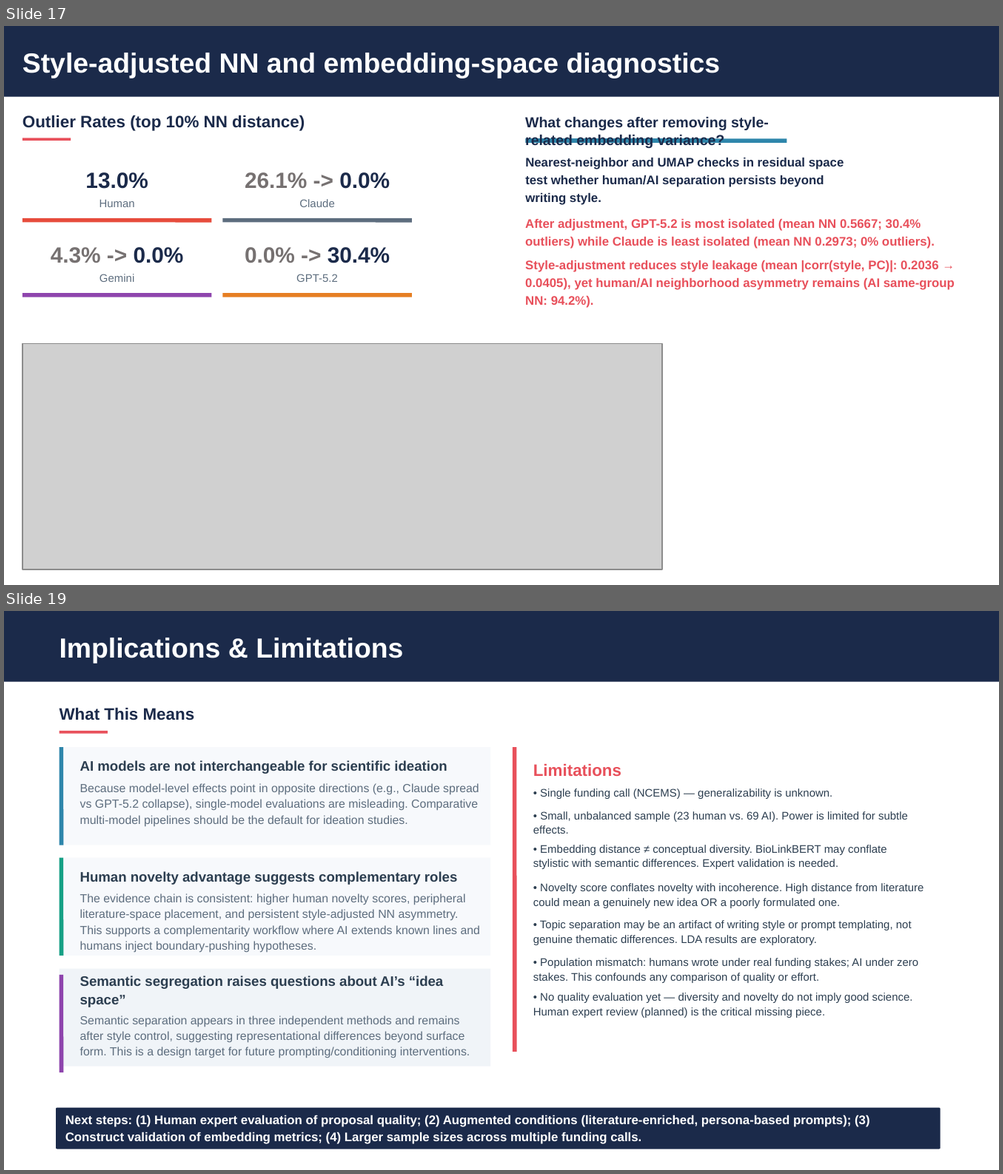
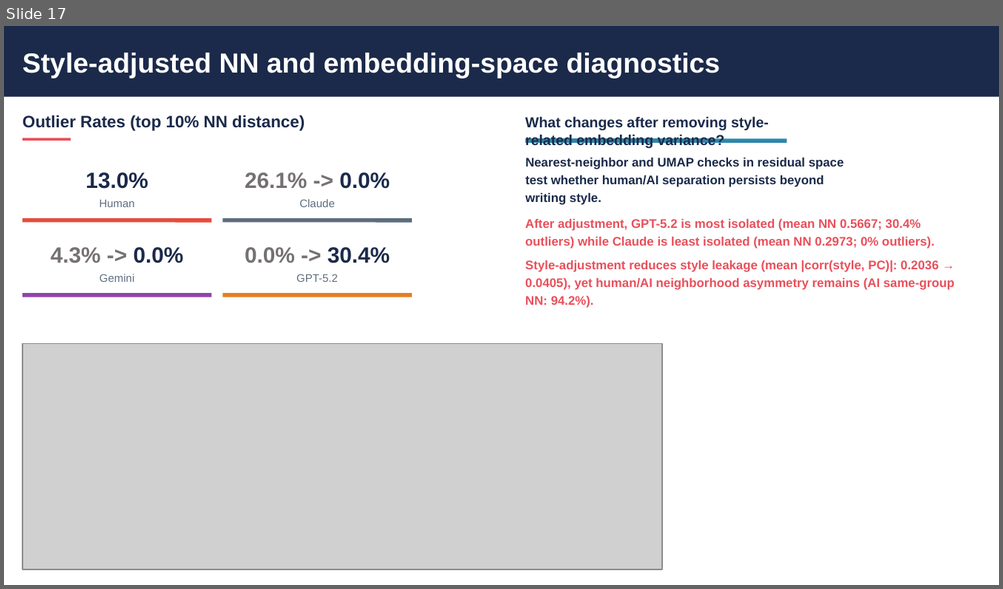
Before and after one commit to eveyhuang/human-AI-proposal, a slide deck: results/diversity_analysis_presentation_baseline_updated_20260218.pptx. Shown one above the other, each under a label of ours: slides 17 and 19 before the commit, slide 17 after it; the slides between them are not shown. The pictures are 1003x1174 and 1003x589 pixels, drawn with LibreOffice and Linux fonts; fonts in the diff are those of the drawing; grey boxes stand for pictures. Boxes give left, top, right and bottom in pixels: in the first picture for what was removed or moved away, otherwise in the second. Text is boxed around its words. In the diff, an @@ line names an element or a change of style, - is before the commit and + after.

Commit message:
fix errors in compare proposals and update quality to slides

```diff
--- a/results/diversity_analysis_presentation_baseline_updated_20260218.pptx
+++ b/results/diversity_analysis_presentation_baseline_updated_20260218.pptx
@@ slide 19 removed at (x1=4, y1=611, x2=999, y2=1170), background #FFFFFF @@
@@ rectangle removed at (x1=4, y1=611, x2=999, y2=681) @@
@@ text removed at (x1=60, y1=638, x2=403, y2=664) @@
-Implications & Limitations
@@ text removed at (x1=60, y1=707, x2=195, y2=721) @@
-What This Means
@@ rectangle removed at (x1=60, y1=730, x2=108, y2=733) @@
@@ rectangle removed at (x1=60, y1=747, x2=490, y2=845) @@
@@ line removed from (62, 747) to (62, 846) @@
@@ text removed at (x1=80, y1=760, x2=447, y2=774) @@
-AI models are not interchangeable for scientific ideation
@@ line removed from (514, 747) to (514, 1051) @@
@@ text removed at (x1=533, y1=764, x2=621, y2=776) @@
-Limitations
@@ text removed at (x1=80, y1=783, x2=479, y2=827) @@
-Because model-level effects point in opposite directions (e.g., Claude spread vs GPT-5.2 collapse), single-model evaluations are misleading. Comparative multi-model pipelines should be the default for ideation studies.
@@ text removed at (x1=540, y1=789, x2=832, y2=799) @@
-• Single funding call (NCEMS) — generalizability is unknown.
@@ text removed at (x1=533, y1=812, x2=908, y2=834) @@
-• Small, unbalanced sample (23 human vs. 69 AI). Power is limited for subtle effects.
@@ text removed at (x1=533, y1=845, x2=886, y2=869) @@
-• Embedding distance ≠ conceptual diversity. BioLinkBERT may conflate stylistic with semantic differences. Expert validation is needed.
@@ rectangle removed at (x1=60, y1=857, x2=490, y2=955) @@
@@ line removed from (62, 857) to (62, 956) @@
@@ text removed at (x1=80, y1=871, x2=458, y2=885) @@
-Human novelty advantage suggests complementary roles
@@ text removed at (x1=80, y1=894, x2=480, y2=953) @@
-The evidence chain is consistent: higher human novelty scores, peripheral literature-space placement, and persistent style-adjusted NN asymmetry. This supports a complementarity workflow where AI extends known lines and humans inject boundary-pushing hypotheses.
@@ text removed at (x1=533, y1=883, x2=923, y2=908) @@
-• Novelty score conflates novelty with incoherence. High distance from literature could mean a genuinely new idea OR a poorly formulated one.
@@ text removed at (x1=533, y1=920, x2=911, y2=945) @@
-• Topic separation may be an artifact of writing style or prompt templating, not genuine thematic differences. LDA results are exploratory.
@@ text removed at (x1=533, y1=958, x2=918, y2=983) @@
-• Population mismatch: humans wrote under real funding stakes; AI under zero stakes. This confounds any comparison of quality or effort.
@@ rectangle removed at (x1=60, y1=969, x2=490, y2=1067) @@
@@ line removed from (62, 975) to (62, 1073) @@
@@ text removed at (x1=80, y1=976, x2=444, y2=1008) @@
-Semantic segregation raises questions about AI’s “idea space”
@@ text removed at (x1=533, y1=993, x2=913, y2=1018) @@
-• No quality evaluation yet — diversity and novelty do not imply good science. Human expert review (planned) is the critical missing piece.
@@ text removed at (x1=80, y1=1016, x2=469, y2=1059) @@
-Semantic separation appears in three independent methods and remains after style control, suggesting representational differences beyond surface form. This is a design target for future prompting/conditioning interventions.
@@ rounded rectangle removed at (x1=56, y1=1108, x2=940, y2=1150) @@
@@ text removed at (x1=65, y1=1115, x2=870, y2=1145) @@
-Next steps: (1) Human expert evaluation of proposal quality; (2) Augmented conditions (literature-enriched, persona-based prompts); (3) Construct validation of embedding metrics; (4) Larger sample sizes across multiple funding calls.
```
Also in this commit, not shown: 13 slides added, 1 other slide removed, 19 other files.
